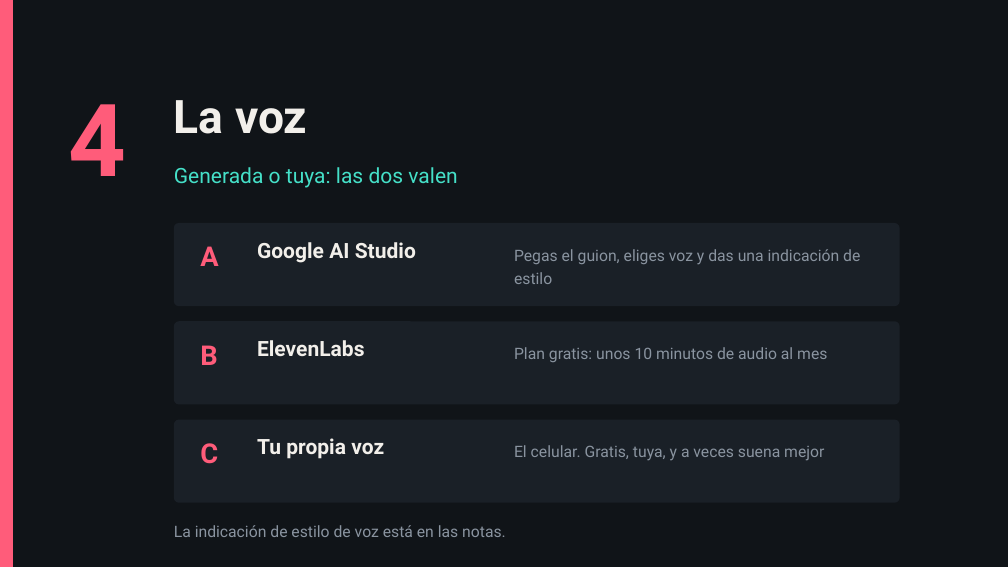
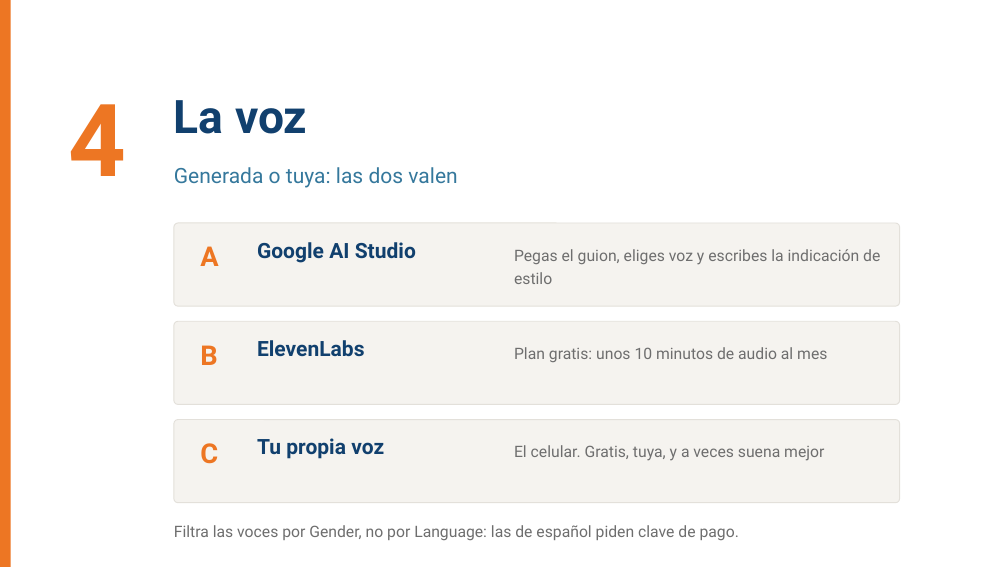
Before and after one commit to BioAITeamLearning/IntroInfo_2026_02_Ucaldas, a slide deck: slide 10 of _static/sesion06/S06_audio_imagen_video.pptx. Drawn at 1008x567 pixels with LibreOffice and Linux fonts; fonts in the diff are those of the drawing. Boxes give left, top, right and bottom in pixels: in the first picture for what was removed or moved away, otherwise in the second. Text is boxed around its words. In the diff, an @@ line names an element or a change of style, - is before the commit and + after.

```diff
--- a/_static/sesion06/S06_audio_imagen_video.pptx
+++ b/_static/sesion06/S06_audio_imagen_video.pptx
@@ background #101418 to #FFFFFF @@
@@ rectangle at bbox=[0, 0, 11, 567]: fill #FF5C7A to #ED7623 @@
@@ text "Generada o tuya: las dos ..." at bbox=[174, 167, 457, 188]: text colour #45E0C8 to #35789C @@
@@ text at bbox=[514, 249, 880, 284]: text changed; text colour #8A94A0 to #6E6E6E @@
-Pegas el guion, eliges voz y das una indicación de estilo
+Pegas el guion, eliges voz y escribes la indicación de estilo
@@ text "Plan gratis: unos 10 minutos ..." at bbox=[514, 347, 827, 362]: text colour #8A94A0 to #6E6E6E @@
@@ fill #1A2027 to #F5F3EF; outline none to #E3E0DA 0.9 pt; proportions changed in 3 elements at bbox=[174, 223, 900, 306], bbox=[174, 321, 900, 405], bbox=[174, 420, 900, 503] @@
@@ text colour #FF5C7A to #ED7623 in 4 elements at bbox=[68, 104, 126, 176], bbox=[200, 246, 218, 266], bbox=[200, 345, 217, 365], bbox=[200, 443, 218, 464] @@
@@ text colour #F2EFEA to #11406E in 4 elements at bbox=[174, 100, 307, 134], bbox=[257, 242, 416, 263], bbox=[257, 340, 365, 357], bbox=[257, 438, 384, 459] @@
@@ text "El celular. Gratis, tuya, y ..." at bbox=[514, 445, 824, 461]: text colour #8A94A0 to #6E6E6E @@
@@ text at bbox=[174, 525, 739, 540]: text changed; text colour #8A94A0 to #6E6E6E @@
-La indicación de estilo de voz está en las notas.
+Filtra las voces por Gender, no por Language: las de español piden clave de pago.
```
Also in this commit, not shown: 14 other slides changed, 5 other files.
